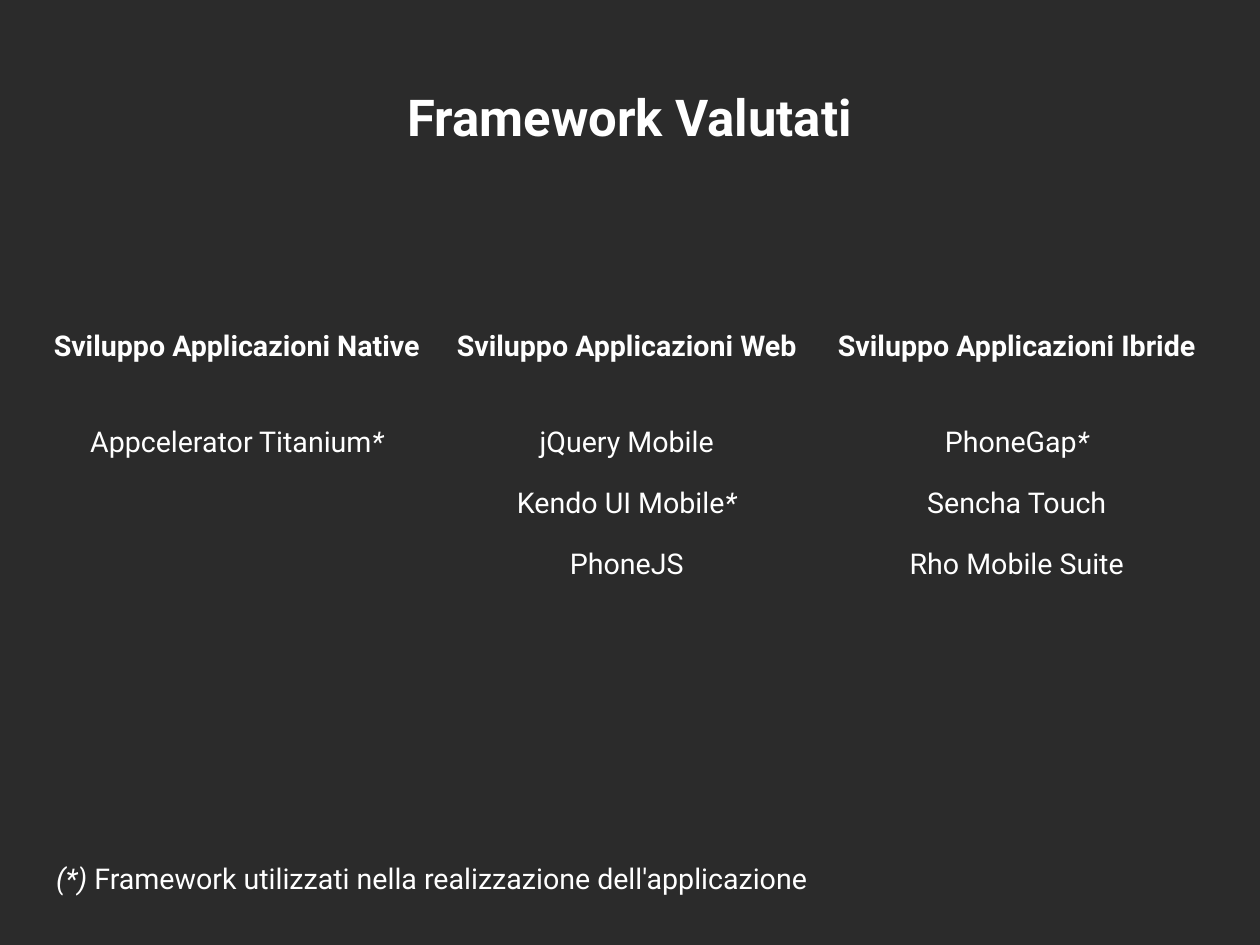
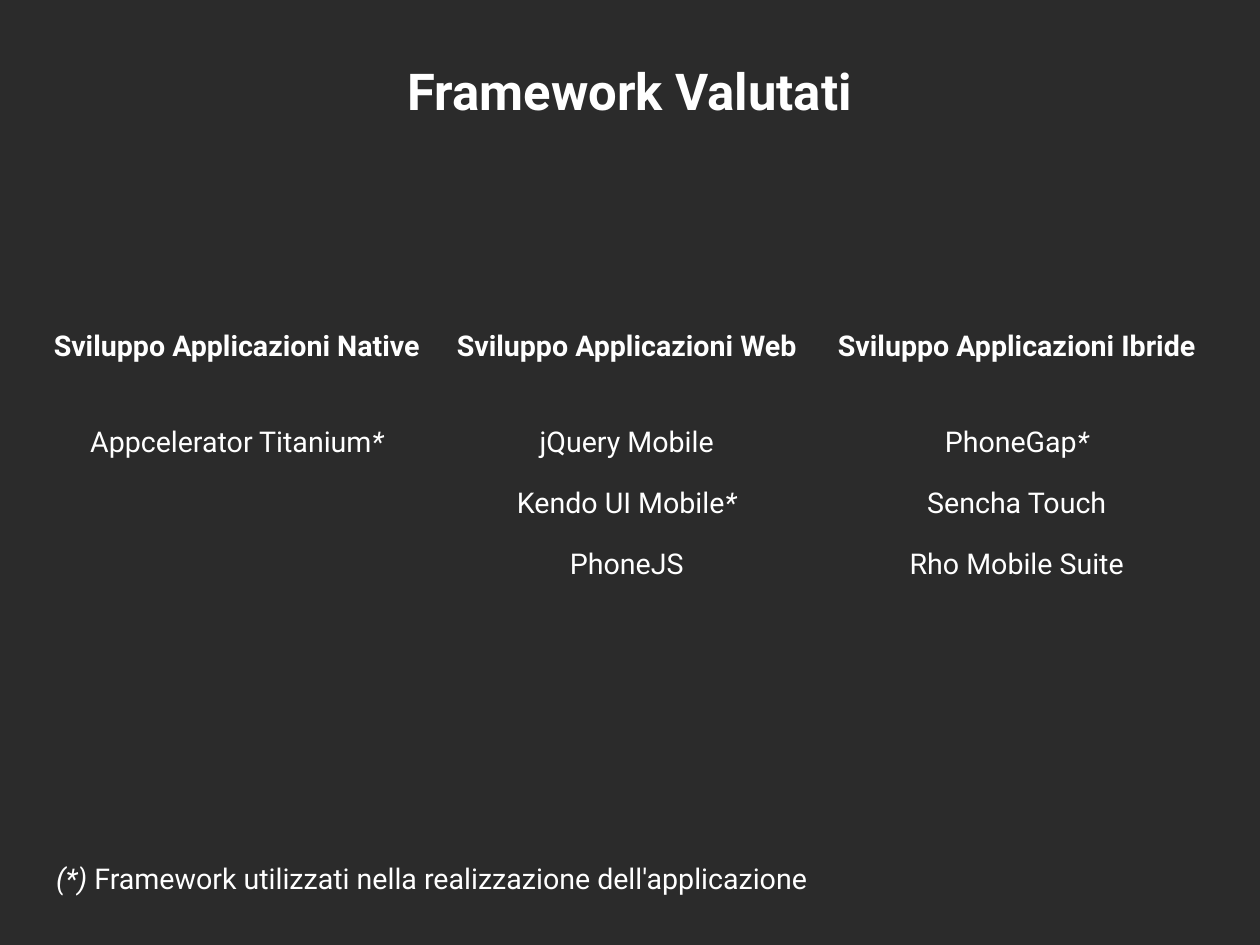
Before and after one commit to mircobe87/tesi-crossplatform, a slide deck: slide 3 of presentazione/presentazione.odp. Drawn at 1260x945 pixels with LibreOffice and Linux fonts; fonts in the diff are those of the drawing; background and template pictures are left out; a plain dark background stands for a picture behind light text. Boxes give left, top, right and bottom in pixels: in the first picture for what was removed or moved away, otherwise in the second. Text is boxed around its words. In the diff, an @@ line names an element or a change of style, - is before the commit and + after.

```diff
--- a/presentazione/presentazione.odp
+++ b/presentazione/presentazione.odp
@@ title "Framework Valutati": place and size @@
-title "Framework Valutati" at <box>407,98,852,137</box>
+title "Framework Valutati" at <box>407,72,852,111</box>
```
Also in this commit, not shown: 2 other slides changed.
